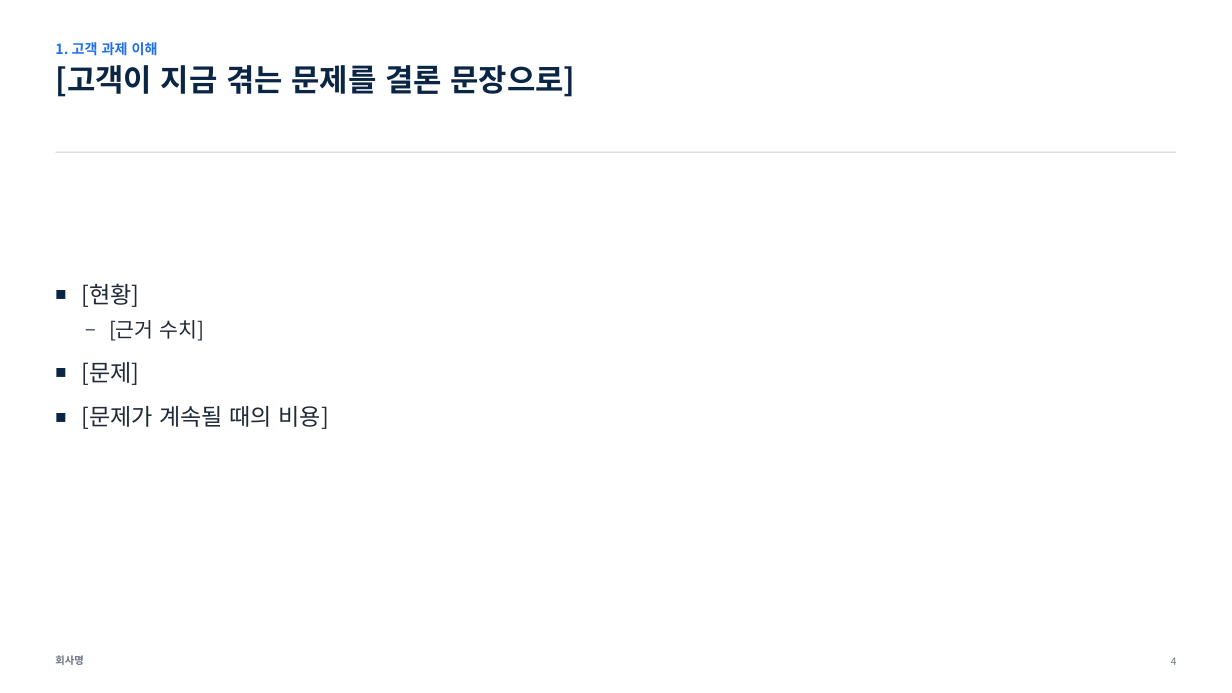
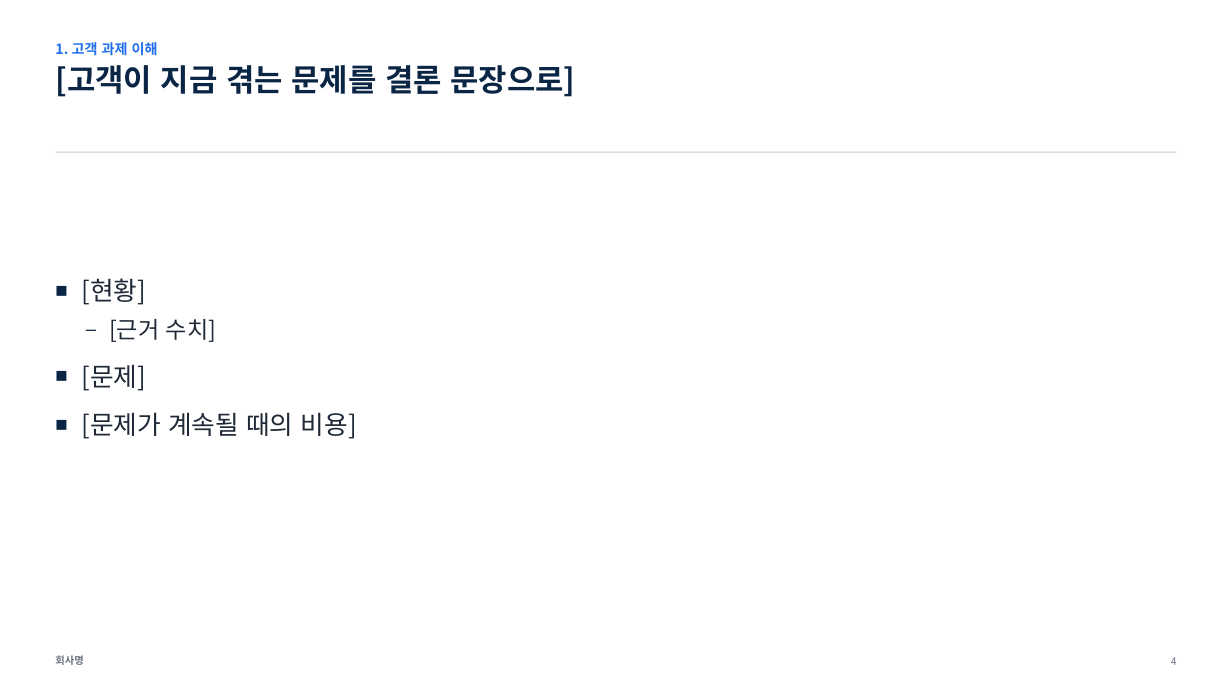
Before and after one commit to jch2100/document, a slide deck: slide 4 of yangsik/templates/pptx/02-proposal-sales/template.pptx. Drawn at 1232x693 pixels with LibreOffice and Linux fonts; fonts in the diff are those of the drawing. Boxes give left, top, right and bottom in pixels: in the first picture for what was removed or moved away, otherwise in the second. Text is boxed around its words. In the diff, an @@ line names an element or a change of style, - is before the commit and + after.

```diff
--- a/yangsik/templates/pptx/02-proposal-sales/template.pptx
+++ b/yangsik/templates/pptx/02-proposal-sales/template.pptx
@@ text "[현황]" at <box>81,278,357,439</box>: size 18 to 20 pt in "[현황]", "[문제]", "[문제가 계속될 때의 비용]"; size 16 to 18 pt in "[근거 수치]" @@
```
Also in this commit, not shown: 3 other slides changed, 32 other files.
